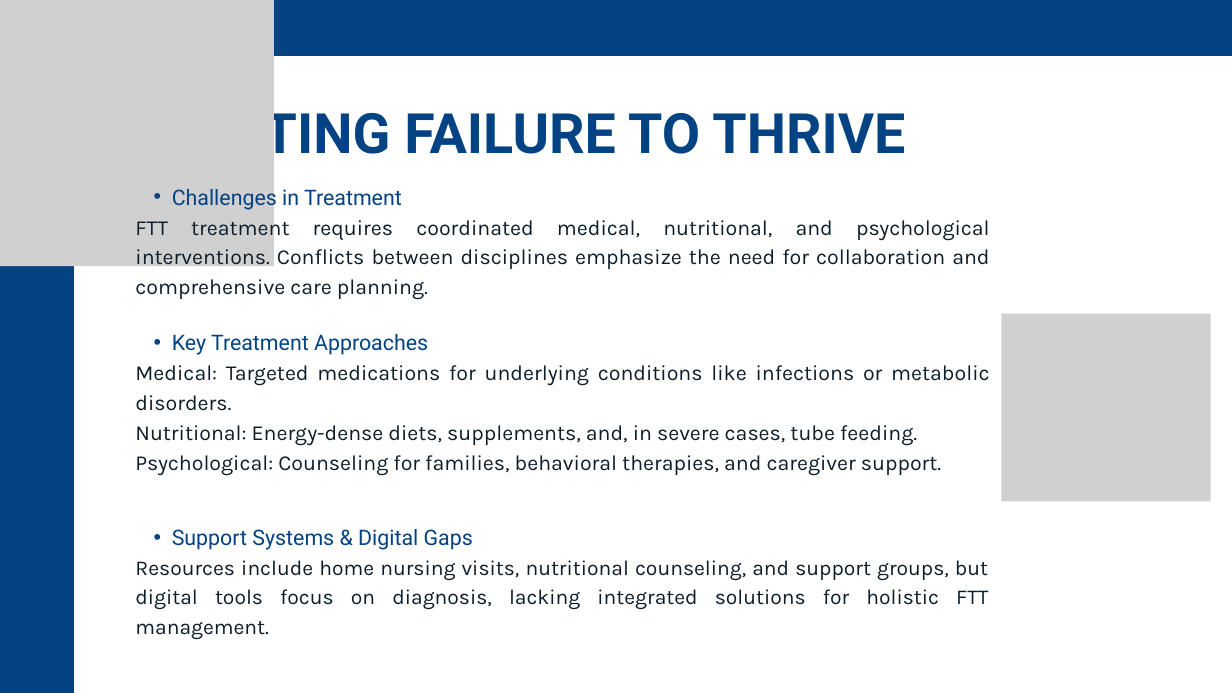
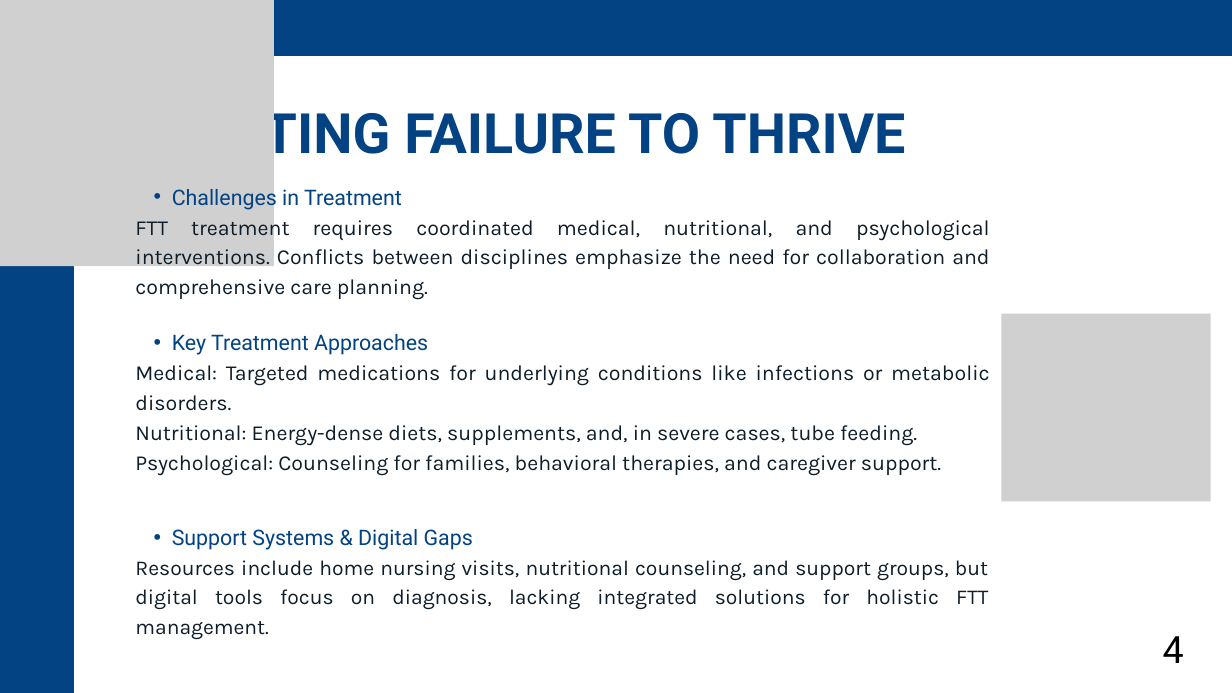
Before and after one commit to t5avish/ThrivePath, a slide deck: slide 4 of Phase A/ThrivePath - Presentation.pptx. Drawn at 1232x693 pixels with LibreOffice and Linux fonts; fonts in the diff are those of the drawing; grey boxes stand for pictures. Boxes give left, top, right and bottom in pixels: in the first picture for what was removed or moved away, otherwise in the second. Text is boxed around its words. In the diff, an @@ line names an element or a change of style, - is before the commit and + after.

```diff
--- a/Phase A/ThrivePath - Presentation.pptx
+++ b/Phase A/ThrivePath - Presentation.pptx
@@ text added at [1163, 636, 1184, 663], 44 pt, text #000000 @@
+4
```
Also in this commit, not shown: 22 other slides changed, 3 slides added, 1 slide removed.
